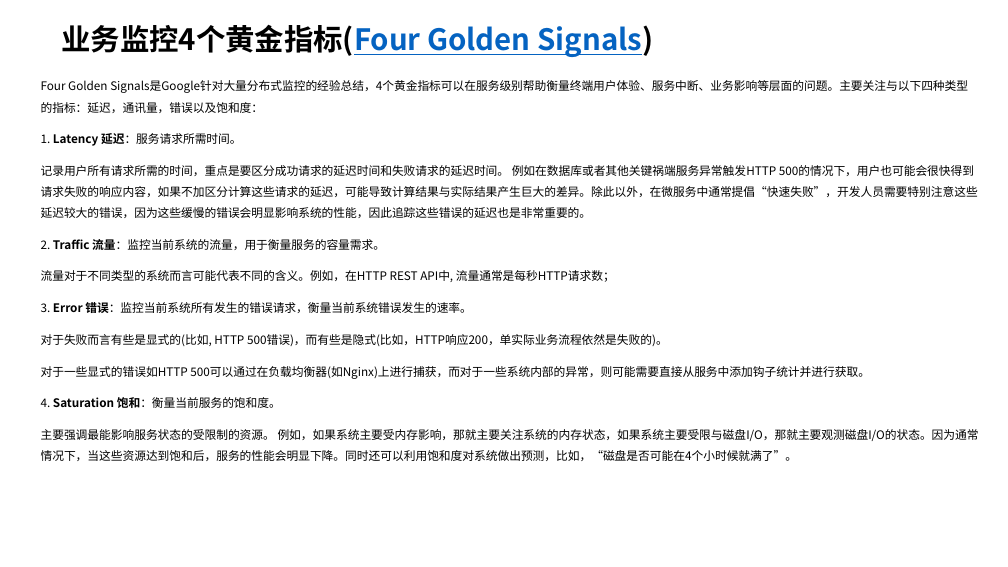
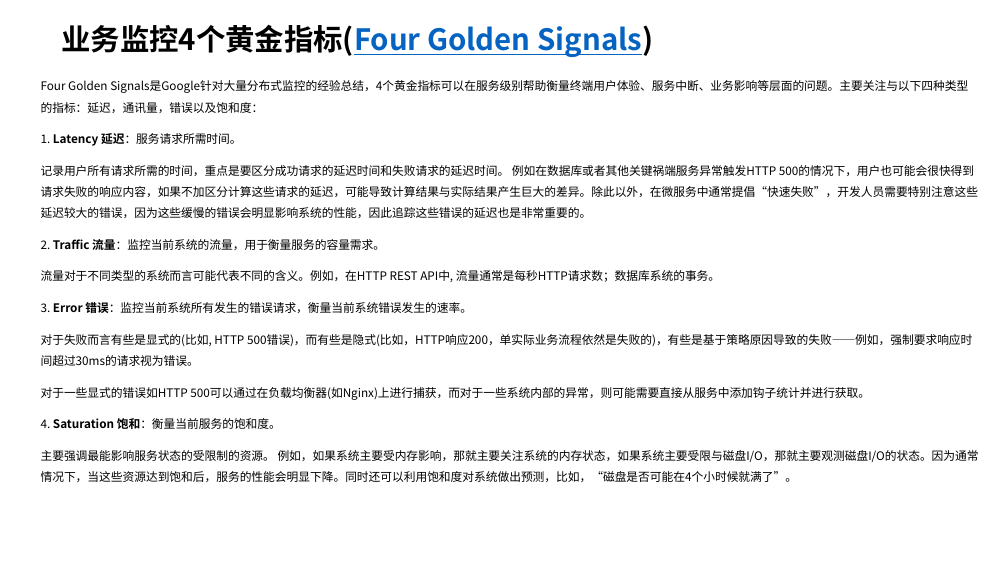
Before and after one commit to kingreatwill/open, a slide deck: slide 46 of files/Prometheus.pptx (slide 45 before the commit). Drawn at 1008x567 pixels with LibreOffice and Linux fonts; fonts in the diff are those of the drawing. Boxes give left, top, right and bottom in pixels: in the first picture for what was removed or moved away, otherwise in the second. Text is boxed around its words. In the diff, an @@ line names an element or a change of style, - is before the commit and + after.

```diff
--- a/files/Prometheus.pptx
+++ b/files/Prometheus.pptx
@@ text at [41, 270, 720, 282]: text changed @@
-流量对于不同类型的系统而言可能代表不同的含义。例如，在HTTP REST API中, 流量通常是每秒HTTP请求数；
+流量对于不同类型的系统而言可能代表不同的含义。例如，在HTTP REST API中, 流量通常是每秒HTTP请求数；数据库系统的事务。
@@ text at [41, 334, 972, 366]: text changed @@
-对于失败而言有些是显式的(比如, HTTP 500错误)，而有些是隐式(比如，HTTP响应200，单实际业务流程依然是失败的)。
+对于失败而言有些是显式的(比如, HTTP 500错误)，而有些是隐式(比如，HTTP响应200，单实际业务流程依然是失败的)，有些是基于策略原因导致的失败——例如，强制要求响应时间超过30ms的请求视为错误。
```
Also in this commit, not shown: 1 slide added, 11 other files.
